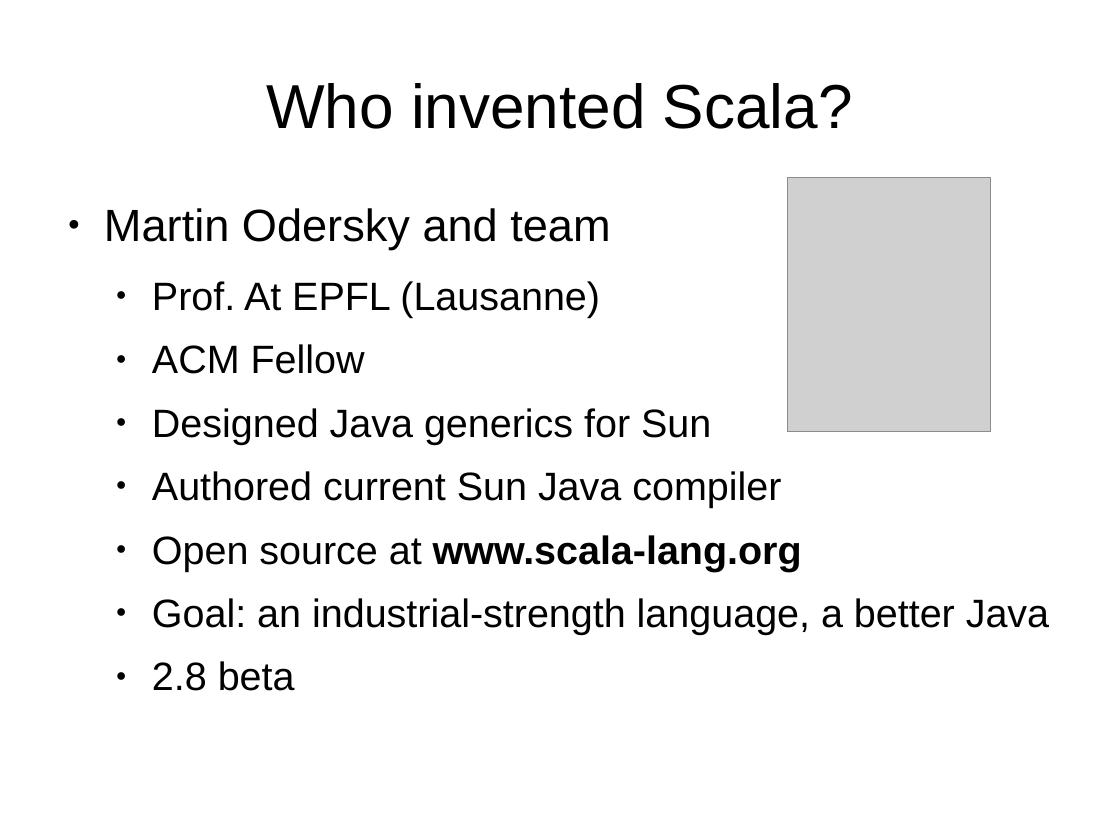
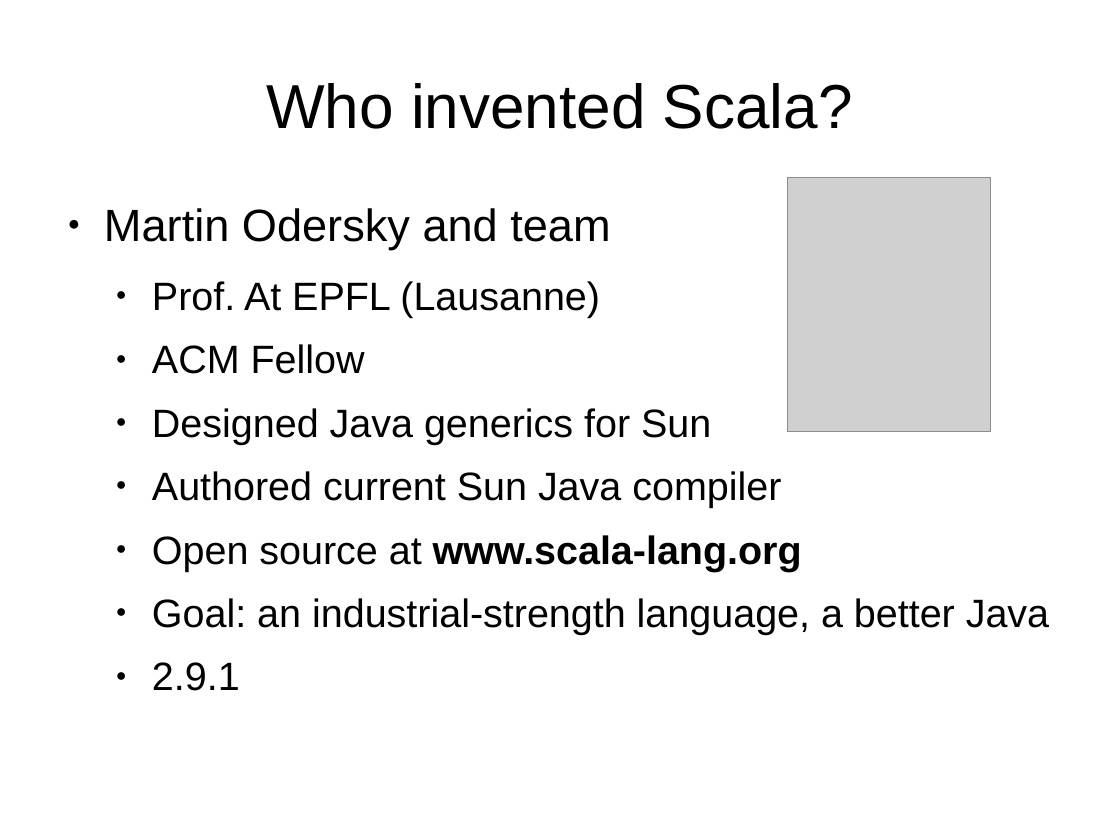
Before and after one commit to kaesler/ScalaTalk, a slide deck: slide 7 of my_slides/ScalaTalk.odp. Drawn at 1120x840 pixels with LibreOffice and Linux fonts; fonts in the diff are those of the drawing; grey boxes stand for pictures; background and template pictures are left out. Boxes give left, top, right and bottom in pixels: in the first picture for what was removed or moved away, otherwise in the second. Text is boxed around its words. In the diff, an @@ line names an element or a change of style, - is before the commit and + after.

```diff
--- a/my_slides/ScalaTalk.odp
+++ b/my_slides/ScalaTalk.odp
@@ text at bbox=[152, 662, 240, 691]: text changed @@
-  ● 2.8 beta
+  ● 2.9.1
```
Also in this commit, not shown: 9 other slides changed, 5 slides added, 1 slide removed.
